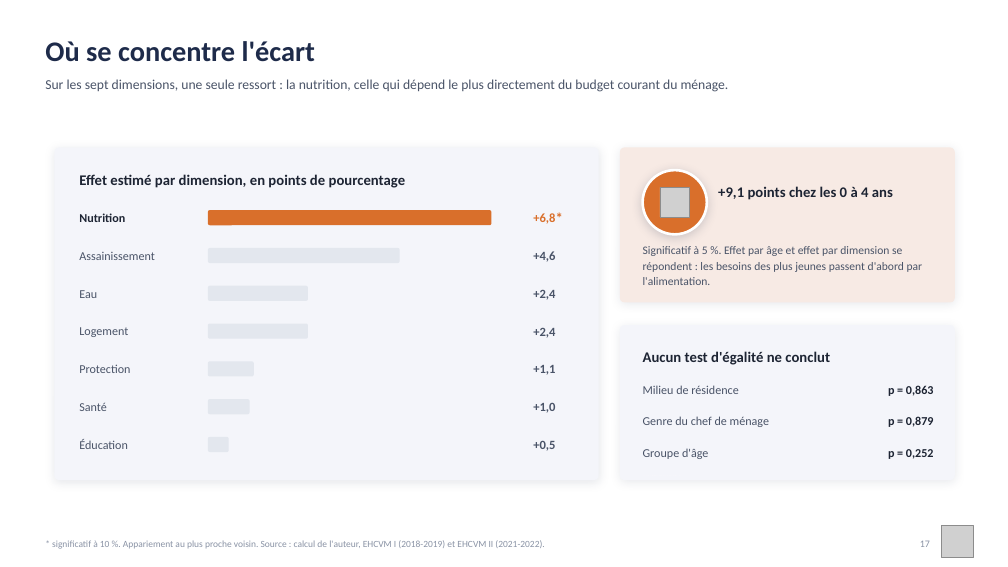
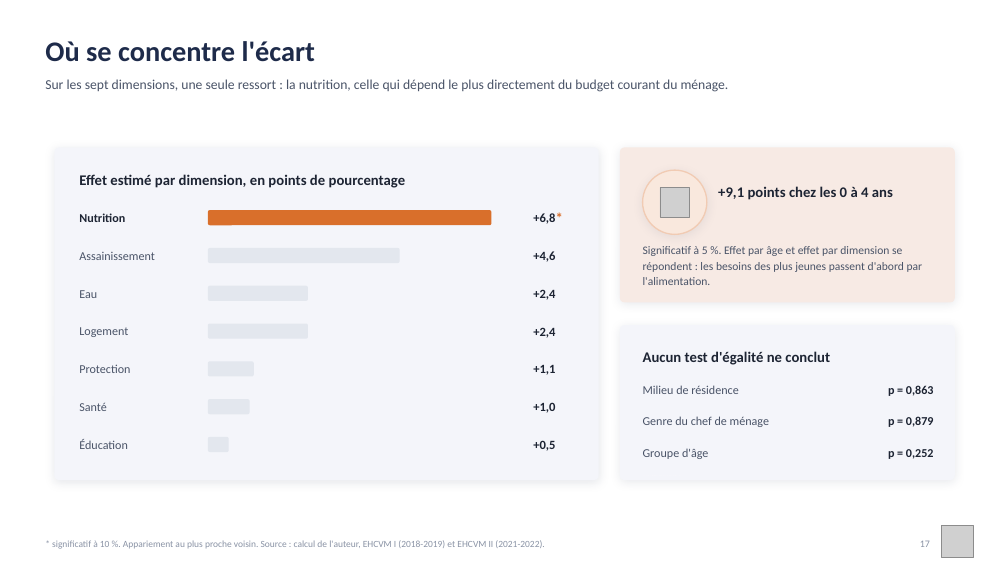
Before and after one commit to JODRAFF9/MEMOIRE, a slide deck: slide 17 of infographie/presentation_infographique.pptx. Drawn at 1008x567 pixels with LibreOffice and Linux fonts; fonts in the diff are those of the drawing; grey boxes stand for pictures. Boxes give left, top, right and bottom in pixels: in the first picture for what was removed or moved away, otherwise in the second. Text is boxed around its words. In the diff, an @@ line names an element or a change of style, - is before the commit and + after.

```diff
--- a/infographie/presentation_infographique.pptx
+++ b/infographie/presentation_infographique.pptx
@@ ellipse at (643, 170, 707, 234): fill #D96F2B to #F9E8DD; outline #FFFFFF 2.5 pt to #F1CBB3 1.25 pt; shadow changed @@
@@ text "+6,8" at (533, 213, 555, 224): text colour #D96F2B to #1D2433 @@
@@ text colour #4A5468 to #1D2433 in 6 elements at (533, 251, 555, 262), (533, 289, 555, 300), (533, 327, 555, 338), (533, 365, 555, 375), (533, 402, 555, 413), (533, 440, 555, 451) @@
```
Also in this commit, not shown: 15 other slides changed, 2 other files.
